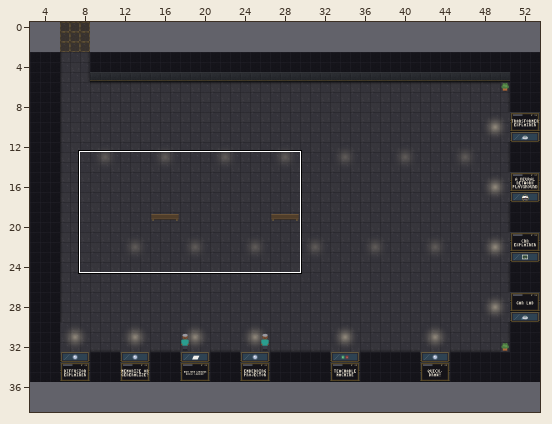
One commit to this Tiled map (JSON): maps/workbench.tmj. Above, an overview of the earlier version with the close-up marked.
Close-up. Earlier state:
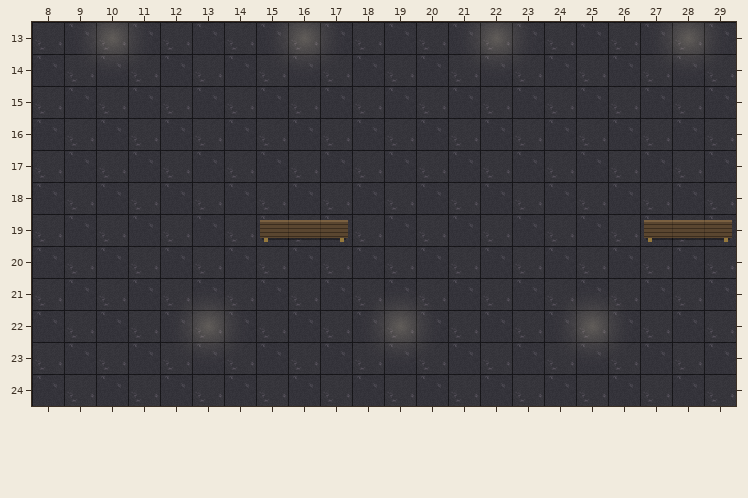
Cells are 32x32 px. Shown: x 8..29, y 13..24. The commit also changed other parts of the map, which this record leaves out.
After:
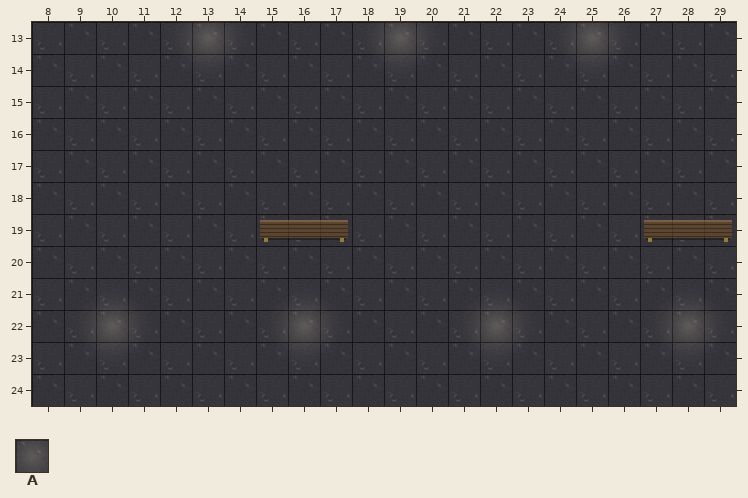
Key: from "Chunk 2": A 15.
_ is an empty cell.
See-through tiles are keyed as they look on the map.
Difference:
{"where": "layer \"decor\""}
{"y":13,"x":10,"old":"A","new":"_"}
{"y":13,"x":13,"old":"_","new":"A"}
{"y":13,"x":16,"old":"A","new":"_"}
{"y":13,"x":19,"old":"_","new":"A"}
{"y":13,"x":22,"old":"A","new":"_"}
{"y":13,"x":25,"old":"_","new":"A"}
{"y":13,"x":28,"old":"A","new":"_"}
{"y":22,"x":10,"old":"_","new":"A"}
{"y":22,"x":13,"old":"A","new":"_"}
{"y":22,"x":16,"old":"_","new":"A"}
{"y":22,"x":19,"old":"A","new":"_"}
{"y":22,"x":22,"old":"_","new":"A"}
{"y":22,"x":25,"old":"A","new":"_"}
{"y":22,"x":28,"old":"_","new":"A"}
